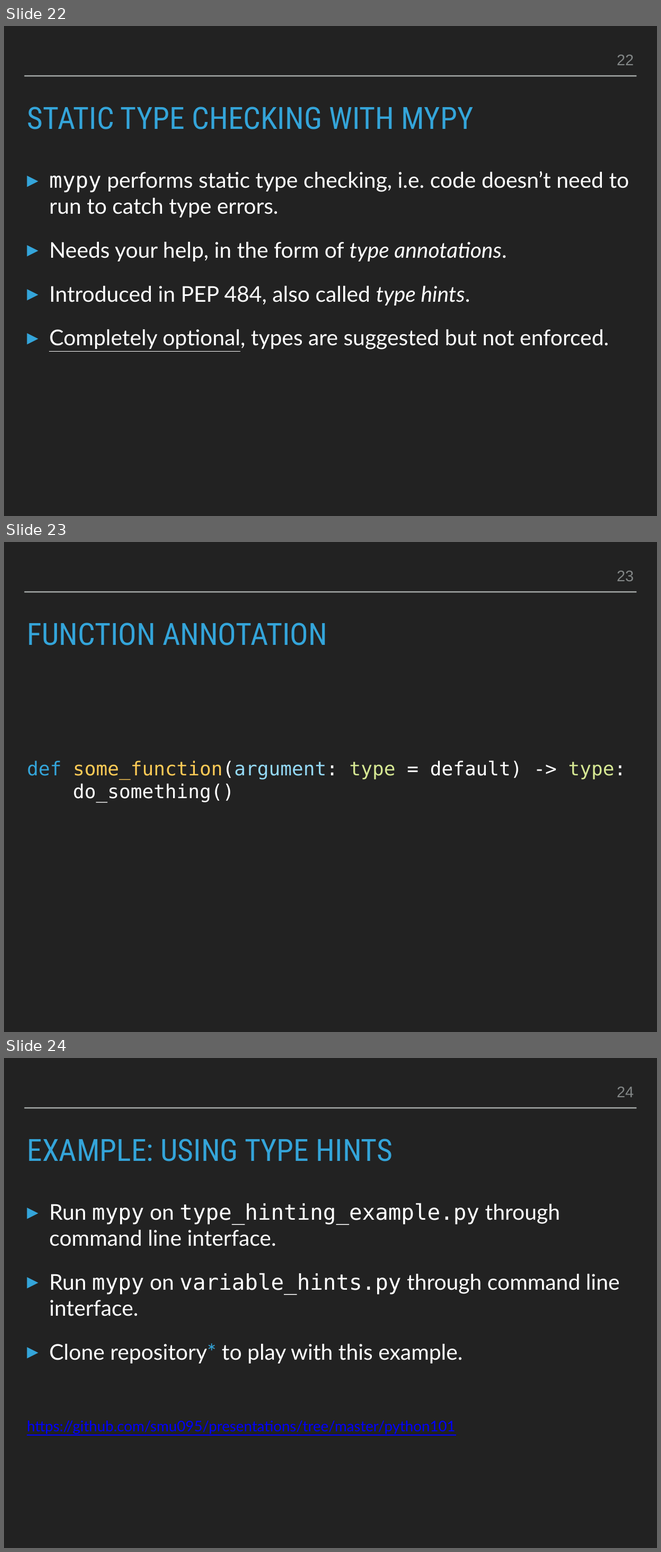
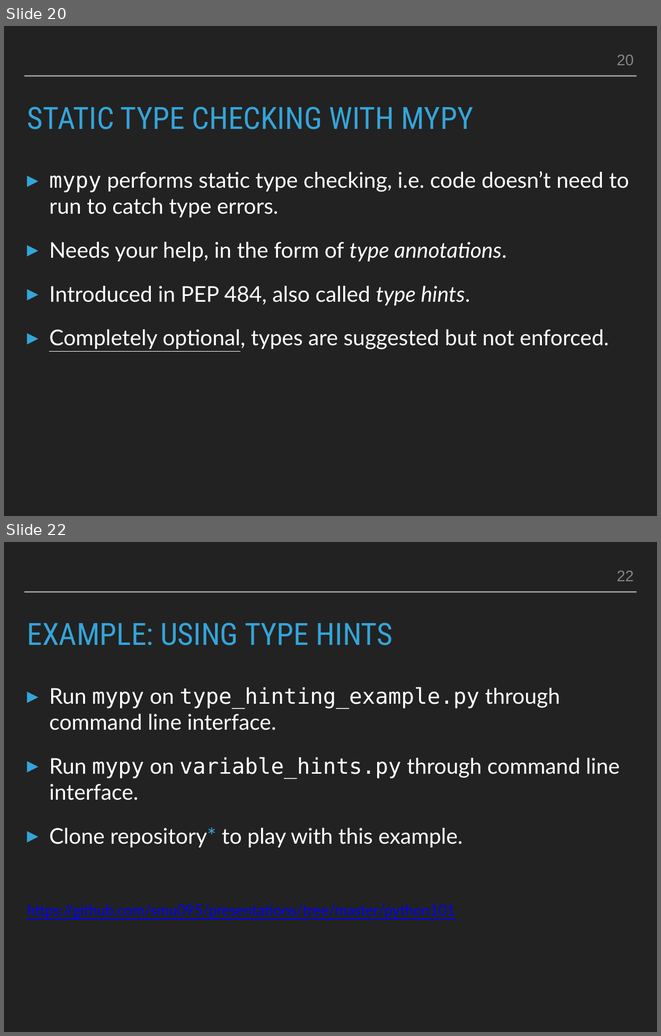
Before and after one commit to smu095/presentations, a slide deck: python101/slides/python101.pptx. Shown one above the other, each under a label of ours: slides 22, 23 and 24 before the commit, slides 20 and 22 after it; the slides between them are not shown. The pictures are 661x1552 and 661x1036 pixels, drawn with LibreOffice and Linux fonts; fonts in the diff are those of the drawing. Boxes give left, top, right and bottom in pixels: in the first picture for what was removed or moved away, otherwise in the second. Text is boxed around its words. In the diff, an @@ line names an element or a change of style, - is before the commit and + after.

```diff
--- a/python101/slides/python101.pptx
+++ b/python101/slides/python101.pptx
@@ slide 23 removed at [4,542,657,1032], background #222222; not listed: 1 template element that a slide beside it also shows @@
@@ page number removed at [617,571,634,581] @@
-23
@@ title removed at [27,623,327,645] @@
-FUNCTION ANNOTATION
@@ text removed at [27,760,626,802] @@
-def some_function(argument: type = default) -> type:
-do_something()
@@ what was slide 22 is now slide 20 @@
@@ page number at [617,55,634,65]: text changed @@
-22
+20
@@ what was slide 24 is now slide 22 @@
@@ page number at [617,571,634,581]: text changed @@
-24
+22
```
Also in this commit, not shown: 8 slides changed, 2 slides added, 2 other slides removed, 1 other file.
